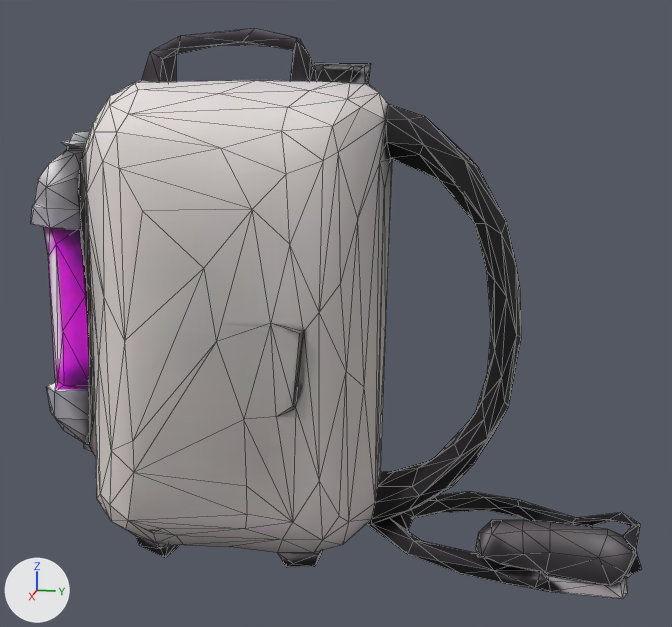
Before and after pictures for a commit that changed the glTF model play50games-frontend/public/models/3d/ghost-vacuum/vacuum.glb.
Camera for both pictures: a 50 mm lens placed at (2.77, 0.56, 1.46), pointed at (0.01, 0.01, 0.77). Every picture has the same lights, and +X, +Y and +Z are marked at lower left. The older version comes first. Mesh edges are drawn as thin lines. Vertices at exactly the same position are counted once.

Names of what the first picture shows: 'model'.
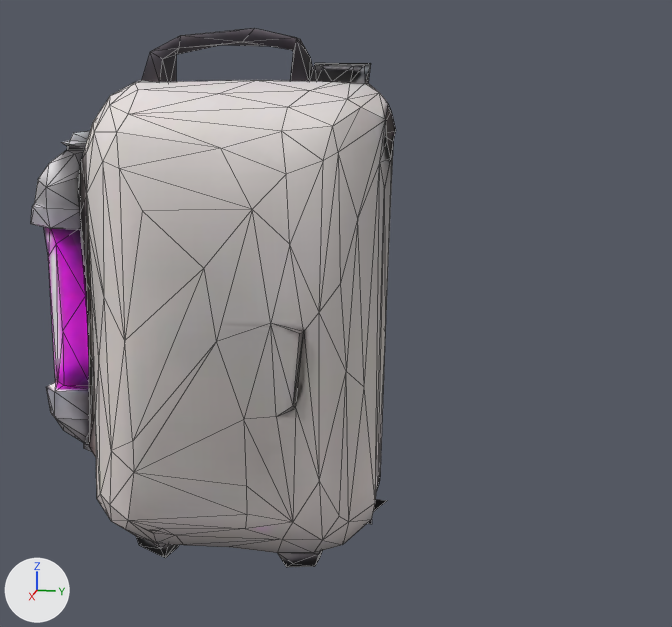
The newer file is also turned or shifted as a whole; pictures and numbers use the older file's frame.

Location of each change, (x1, y1, x2, y2) in pixels of the pictures (672 x 627 px):
'model', reshaped (40% narrower)
    before: (31, 28, 642, 599)
    after: (31, 28, 396, 567)
part 1 of me_model, deleted
    before: (367, 104, 642, 599)

Diff of the bpy script that builds the scene:
```diff
--- a/play50games-frontend/public/models/3d/ghost-vacuum/vacuum.glb.py
+++ b/play50games-frontend/public/models/3d/ghost-vacuum/vacuum.glb.py
@@ me_model @@
 # used by ob_model
-me_model.from_pydata(...)  # 740 vertices, 1500 faces; spans x -0.4..0.4, y -0.95..0.95, z -0.81..0.8
+me_model.from_pydata(...)  # 555 vertices, 1103 faces; spans x -0.4..0.4, y -0.95..0.18, z -0.81..0.8
+# me_model part 1
+# 185 vertices are removed from x -0.26..0.32, y 0.19..0.95, z -0.78..0.55
+# 397 faces are deleted
 me_model.materials.append(mat_model)
```
